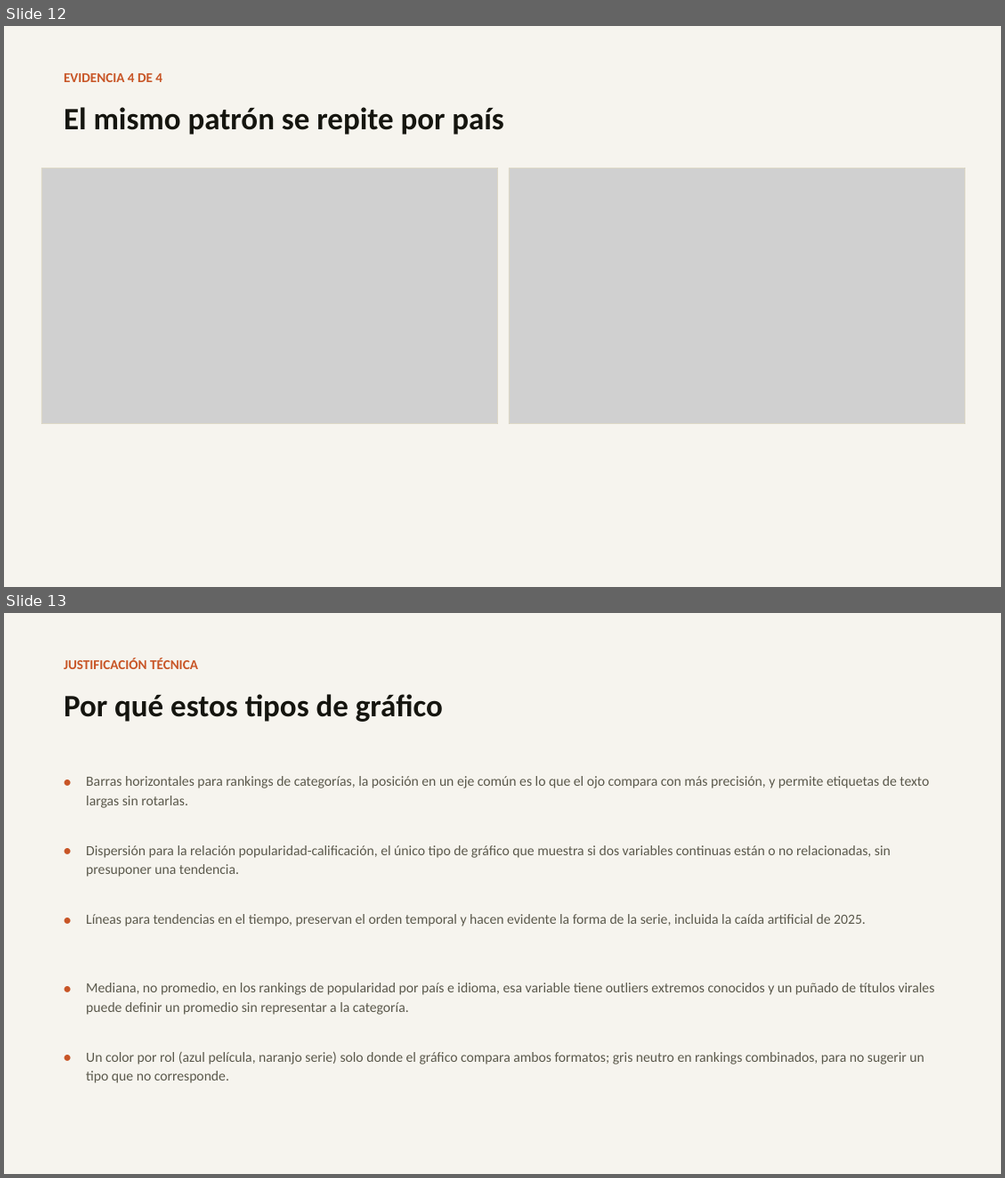
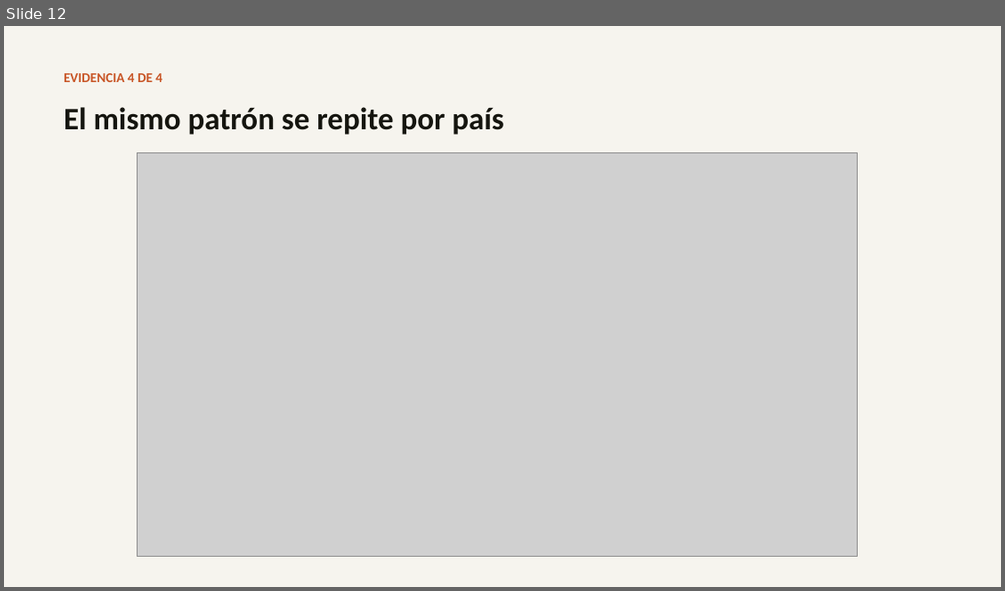
Before and after one commit to francarrascoo/StreamView_Analytics, a slide deck: entregables/Presentacion_EV1_StreamView_Analytics.pptx. Shown one above the other, each under a label of ours: slides 12 and 13 before the commit, slide 12 after it. The pictures are 1005x1178 and 1005x591 pixels, drawn with LibreOffice and Linux fonts; fonts in the diff are those of the drawing; grey boxes stand for pictures. Boxes give left, top, right and bottom in pixels: in the first picture for what was removed or moved away, otherwise in the second. Text is boxed around its words. In the diff, an @@ line names an element or a change of style, - is before the commit and + after.

```diff
--- a/entregables/Presentacion_EV1_StreamView_Analytics.pptx
+++ b/entregables/Presentacion_EV1_StreamView_Analytics.pptx
@@ slide 13 removed at [4, 613, 1001, 1174], background #FFFFFF @@
@@ rectangle removed at [4, 613, 1001, 1174] @@
@@ text removed at [64, 658, 198, 669] @@
-JUSTIFICACIÓN TÉCNICA
@@ text removed at [64, 694, 443, 722] @@
-Por qué estos tipos de gráfico
@@ text removed at [57, 766, 75, 796] @@
-•
@@ text removed at [86, 776, 929, 808] @@
-Barras horizontales para rankings de categorías, la posición en un eje común es lo que el ojo compara con más precisión, y permite etiquetas de texto largas sin rotarlas.
@@ text removed at [57, 835, 75, 865] @@
-•
@@ text removed at [86, 845, 890, 876] @@
-Dispersión para la relación popularidad-calificación, el único tipo de gráfico que muestra si dos variables continuas están o no relacionadas, sin presuponer una tendencia.
@@ text removed at [57, 904, 75, 933] @@
-•
@@ text removed at [86, 914, 866, 926] @@
-Líneas para tendencias en el tiempo, preservan el orden temporal y hacen evidente la forma de la serie, incluida la caída artificial de 2025.
@@ text removed at [57, 973, 75, 1003] @@
-•
@@ text removed at [86, 982, 935, 1014] @@
-Mediana, no promedio, en los rankings de popularidad por país e idioma, esa variable tiene outliers extremos conocidos y un puñado de títulos virales puede definir un promedio sin representar a la categoría.
@@ text removed at [57, 1041, 75, 1071] @@
-•
@@ text removed at [86, 1051, 923, 1083] @@
-Un color por rol (azul película, naranjo serie) solo donde el gráfico compara ambos formatos; gris neutro en rankings combinados, para no sugerir un tipo que no corresponde.
@@ slide 12 changed as well @@
@@ picture: place and size @@
-picture at [41, 168, 498, 424]
+picture at [138, 152, 858, 556]
@@ rectangle removed at [41, 168, 498, 424] @@
@@ picture removed at [509, 168, 965, 424] @@
@@ rectangle removed at [509, 168, 965, 424] @@
```
Also in this commit, not shown: 9 other slides changed, 5 slides added, 4 other slides removed, 2 other files.
